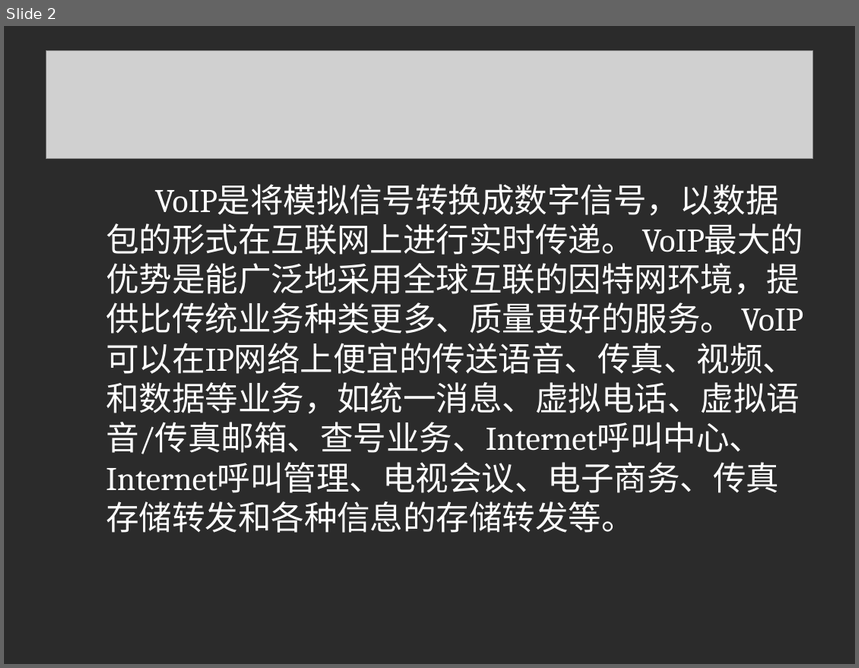
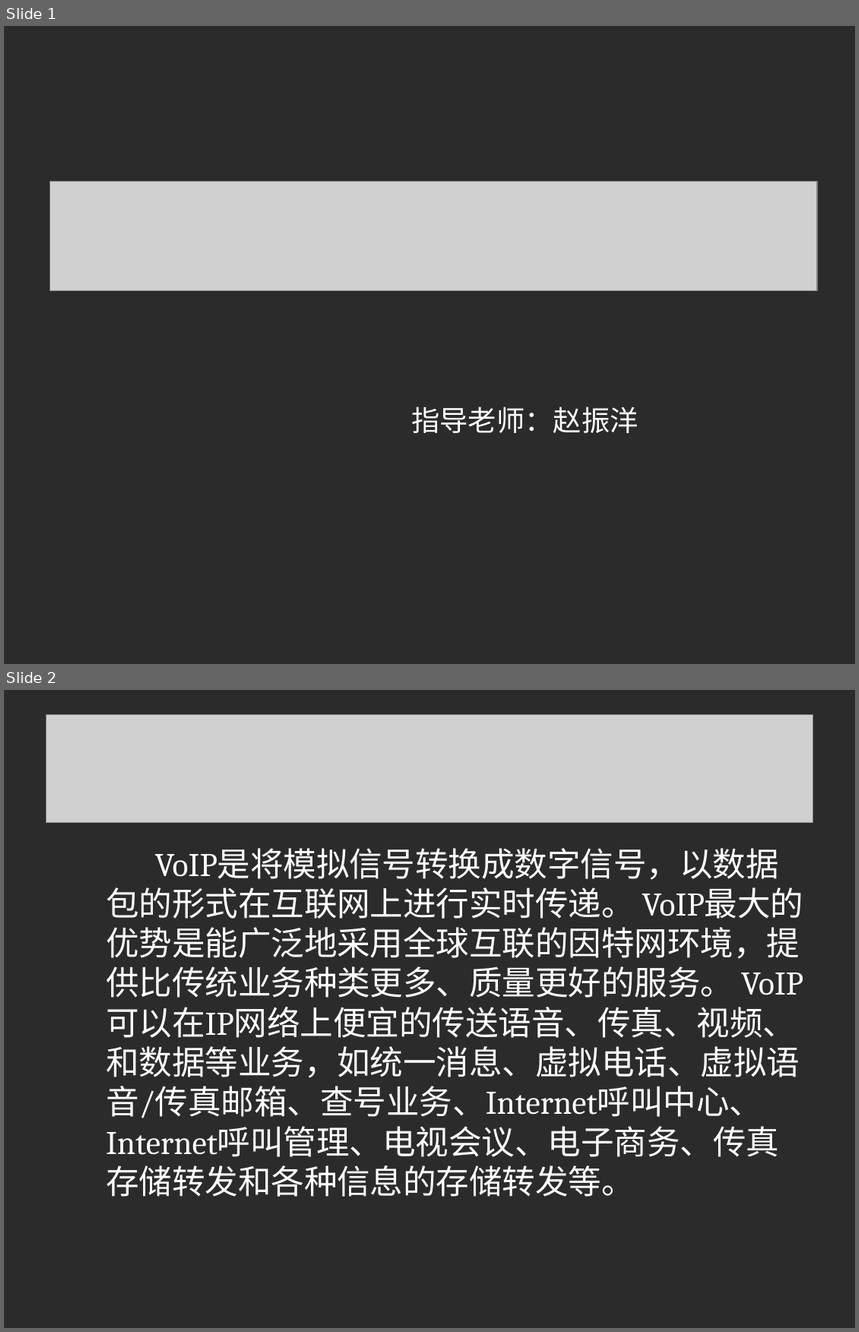
Before and after one commit to linuxsky/sip-alg, a slide deck: design-documents/SIP-ALG解决方案答辩.ppt. Shown one above the other, each under a label of ours: slide 2 before the commit, slides 1 and 2 after it. The pictures are 859x668 and 859x1332 pixels, drawn with LibreOffice and Linux fonts; fonts in the diff are those of the drawing; grey boxes stand for pictures; background and template pictures are left out; a plain dark background stands for a picture behind light text. Boxes give left, top, right and bottom in pixels: in the first picture for what was removed or moved away, otherwise in the second. Text is boxed around its words. In the diff, an @@ line names an element or a change of style, - is before the commit and + after.

```diff
--- a/design-documents/SIP-ALG解决方案答辩.ppt
+++ b/design-documents/SIP-ALG解决方案答辩.ppt
@@ slide 1 added at [4,26,855,664], background picture (left out) @@
@@ picture added at [50,182,817,291] @@
@@ text added at [411,407,639,433], 24 pt, text #FFFFFF @@
+指导老师：赵振洋
```
Also in this commit, not shown: 1 slide removed.
